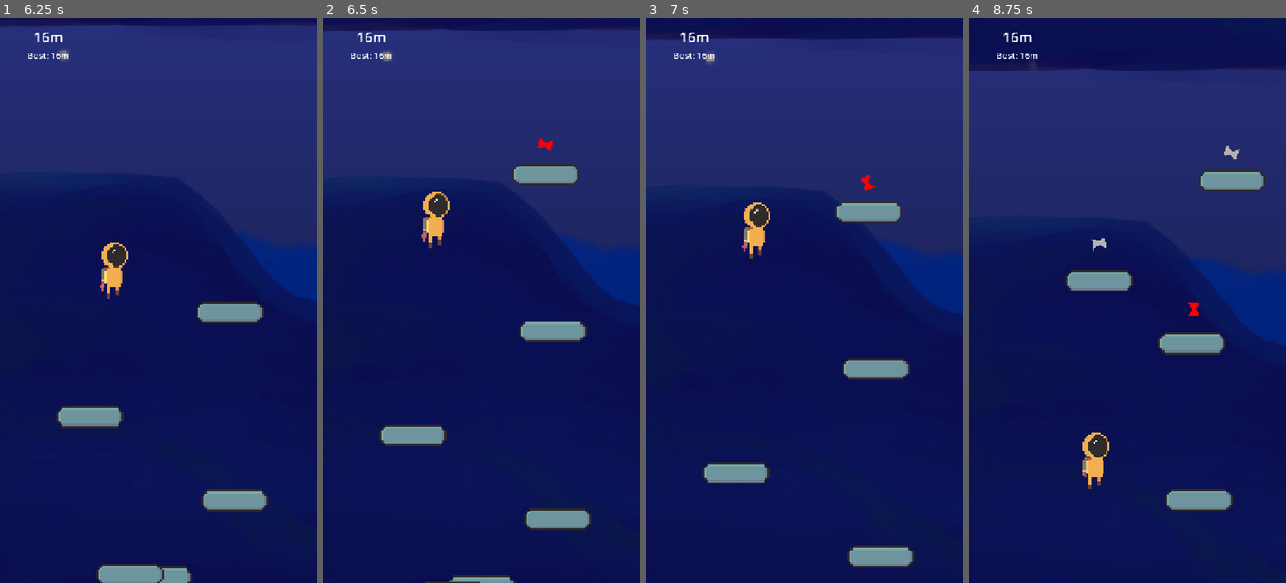
Above: before the commit, frames 1-4 (left to right).
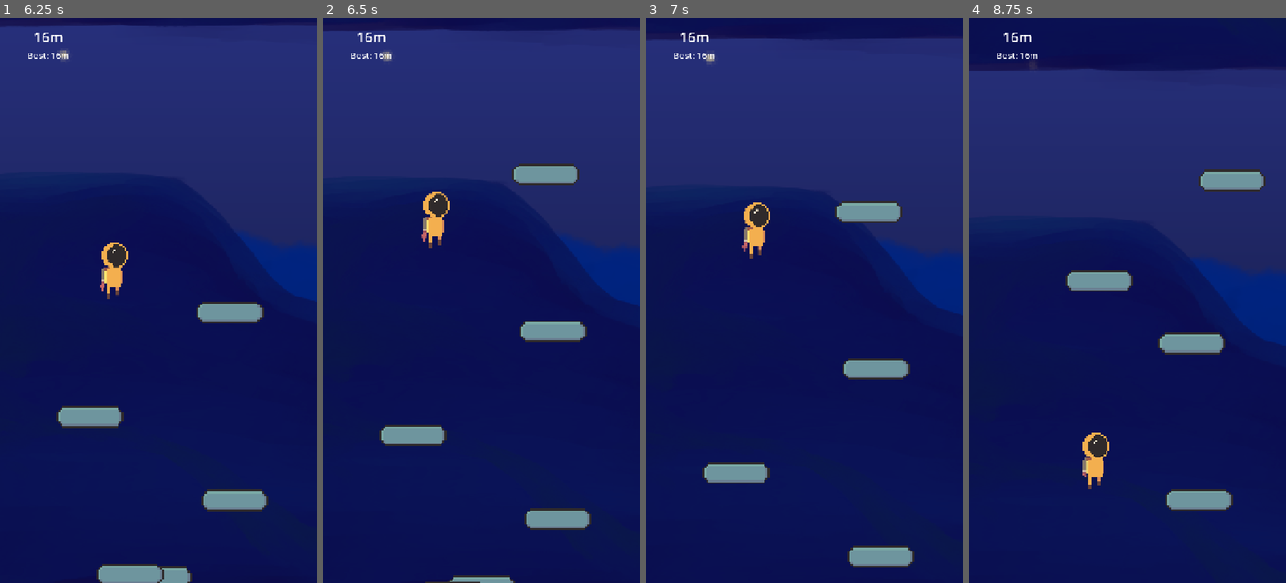
Above: after the commit, the same moments.

Repository: Andree37/one-tap-astro
Game: Godot game, scene res://scenes/main.tscn
Same seed, same stepped clock (60 frames per second), same inputs: the game is played once before the commit and once after it.
Inputs (mouse positions are in pixels of both pictures, inside the frame that each line leads up to):
- Up to frame 1 (6.25 s): click "CLICK TO START" at 0.5 s; move the mouse to (142, 413) at 1.27 s; click (142, 413) at 1.42 s; click (142, 413) at 1.52 s; move the mouse to (253, 385) at 2.02 s; click (253, 385) at 2.17 s; click (253, 385) at 2.27 s; move the mouse to (63, 215) at 2.77 s; click (63, 215) at 2.92 s; move the mouse to (174, 300) at 3.52 s; click (174, 300) at 3.67 s; click (174, 300) at 3.77 s; move the mouse to (110, 159) at 4.27 s; click (110, 159) at 4.42 s; click (110, 159) at 4.52 s; move the mouse to (228, 272) at 5.02 s; click (228, 272) at 5.17 s; click (228, 272) at 5.27 s; move the mouse to (95, 328) at 5.77 s; click (95, 328) at 5.92 s
- Up to frame 2 (6.5 s): no input
- Up to frame 3 (7 s): move the mouse to (836, 176) at 6.52 s; click (836, 176) at 6.67 s; click (836, 176) at 6.77 s
- Up to frame 4 (8.75 s): move the mouse to (1111, 413) at 7.27 s; click (1111, 413) at 7.42 s; click (1111, 413) at 7.52 s; move the mouse to (1222, 385) at 8.02 s; click (1222, 385) at 8.17 s; click (1222, 385) at 8.27 s

Frame 1 is identical in both runs. In frame 2, less than 0.1% of the frame differs, in the area x 67-73%, y 21-24%; in frame 3, less than 0.1%; in frame 4, 0.2%, in the area x 38-86%, y 22-53%.

Commit message:
feat: less pwoerups and export preset for android

Diff:
--- a/scripts/difficulty_manager.gd
+++ b/scripts/difficulty_manager.gd
@@ -73,7 +73,7 @@
 	)
 
 	special_platform_chance = min(0.1 + (current_difficulty_level * 0.02), 0.3)
-	powerup_platform_chance = min(0.8 + (current_difficulty_level * 0.03), 0.95)
+	powerup_platform_chance = min(0.1 + (current_difficulty_level * 0.02), 0.3)
 
 	speed_increased.emit(current_platform_speed)
 
Not shown, changed: export_presets.cfg
